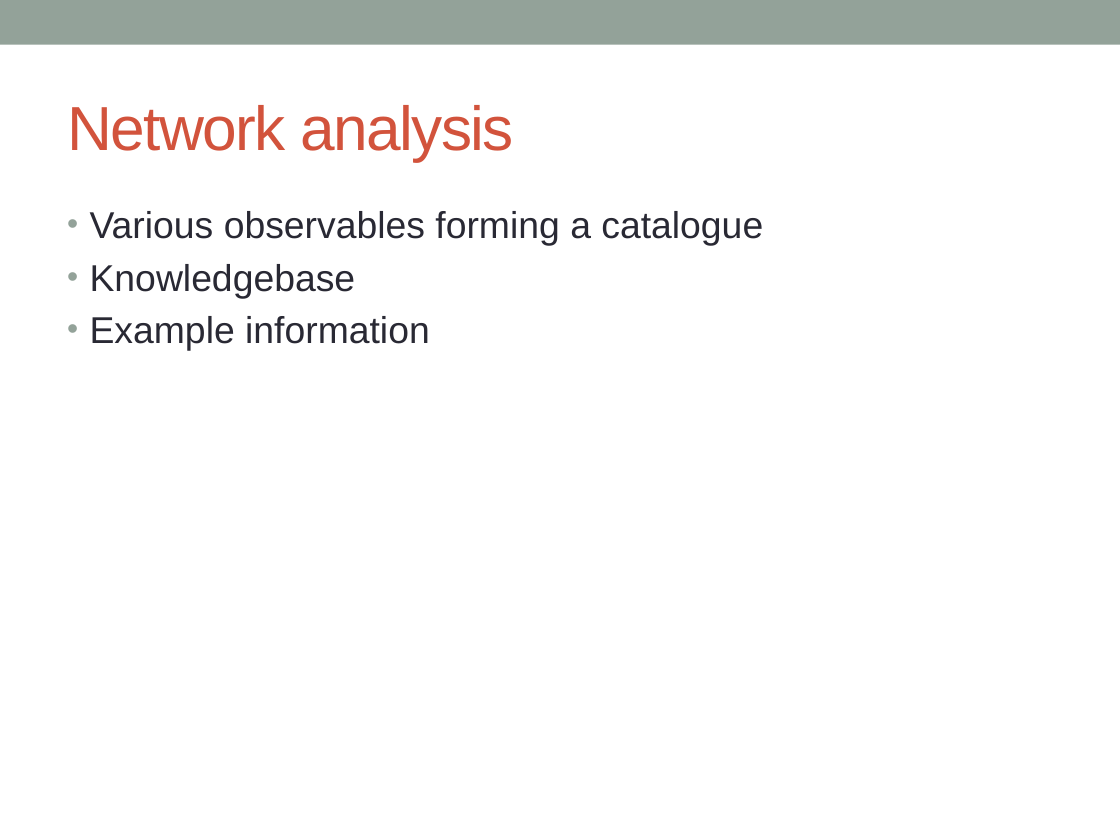
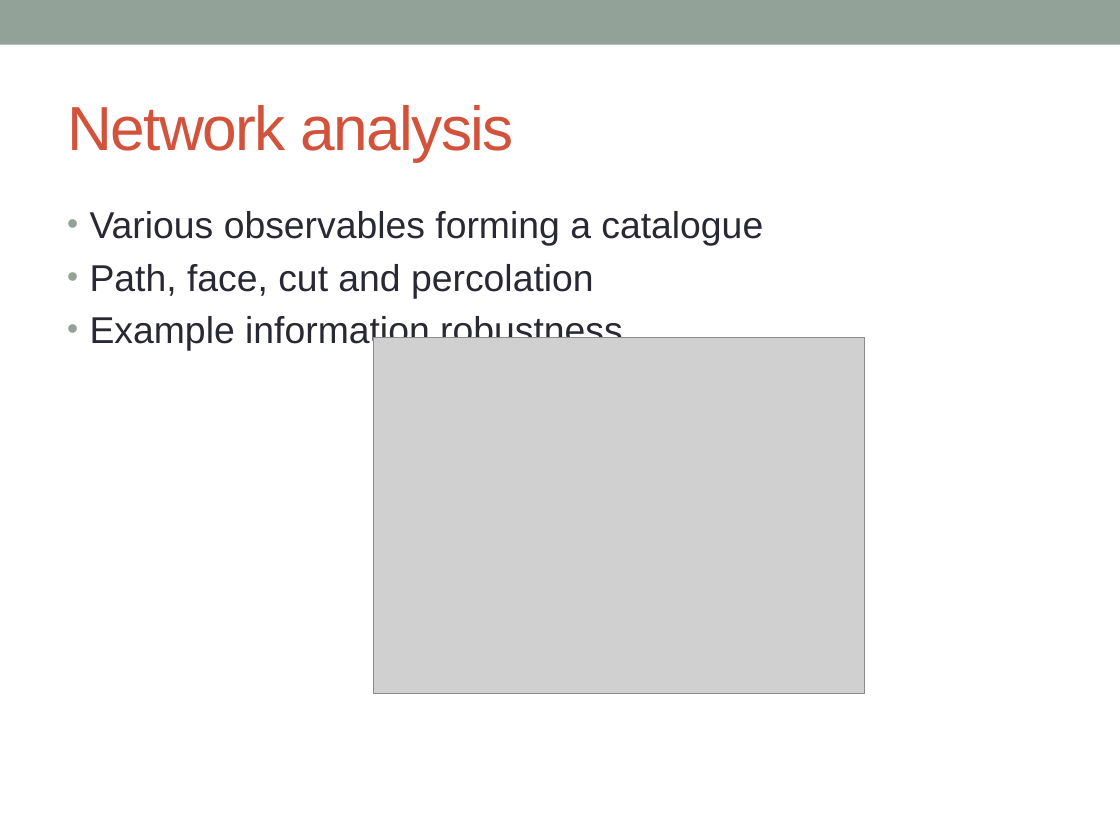
Before and after one commit to 05dirnbe/defense, a slide deck: slide 12 of draft.pptx. Drawn at 1120x840 pixels with LibreOffice and Linux fonts; fonts in the diff are those of the drawing; grey boxes stand for pictures. Boxes give left, top, right and bottom in pixels: in the first picture for what was removed or moved away, otherwise in the second. Text is boxed around its words. In the diff, an @@ line names an element or a change of style, - is before the commit and + after.

```diff
--- a/draft.pptx
+++ b/draft.pptx
@@ text at <box>90,264,623,351</box>: text changed @@
-• Knowledgebase
-• Example information
+• Path, face, cut and percolation
+• Example information robustness
@@ picture added at <box>373,337,865,693</box> @@
```
Also in this commit, not shown: 7 other slides changed, 1 slide added, 1 slide removed.
